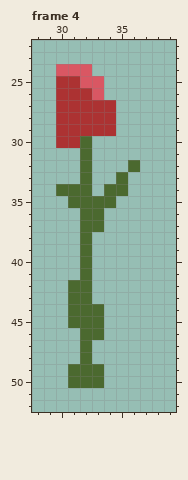
Pixel-art file: showoff-app/src/assets/Rose.ase. The picture above is the old version.
64x64 pixels, 4 frames. Shown: frame 4: x 28..39, y 22..52. The commit also changed other frames, which this record leaves out.
New version:
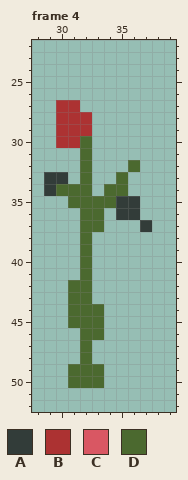
Palette (. is transparent): A #323c39  B #ac3232  C #d95763  D #4b692f
Changes in this commit:
{"where": "frame 4"}
{"frame":4,"y":24,"x":30,"old":"CCC","new":"..."}
{"frame":4,"y":25,"x":30,"old":"BBCC","new":"...."}
{"frame":4,"y":26,"x":30,"old":"BBBC","new":"...."}
{"frame":4,"y":27,"x":32,"old":"BBB","new":"..."}
{"frame":4,"y":28,"x":33,"old":"BB","new":".."}
{"frame":4,"y":29,"x":33,"old":"BB","new":".."}
{"frame":4,"y":33,"x":29,"old":"..","new":"AA"}
{"frame":4,"y":34,"x":29,"old":".","new":"A"}
{"frame":4,"y":35,"x":35,"old":"..","new":"AA"}
{"frame":4,"y":36,"x":35,"old":"..","new":"AA"}
{"frame":4,"y":37,"x":37,"old":".","new":"A"}
